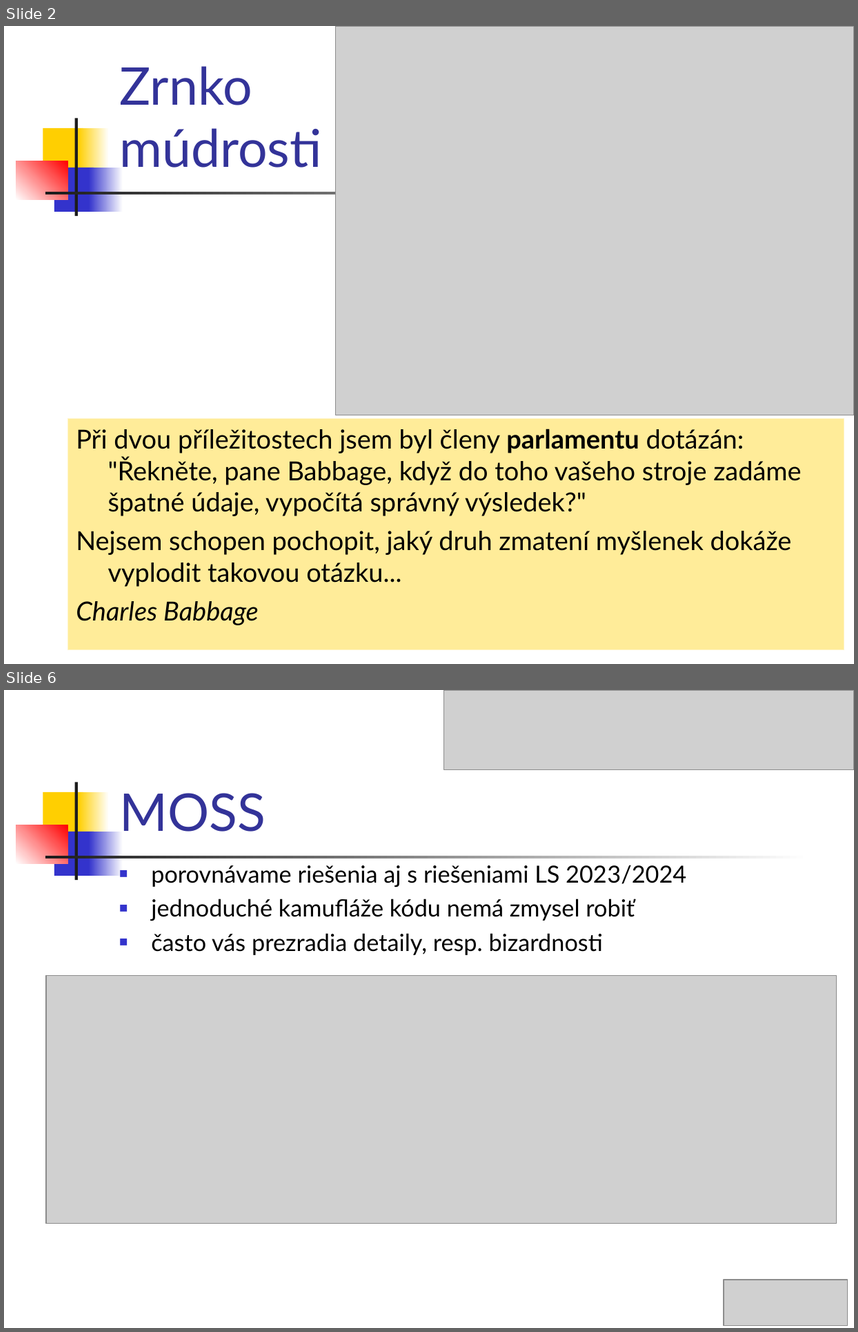
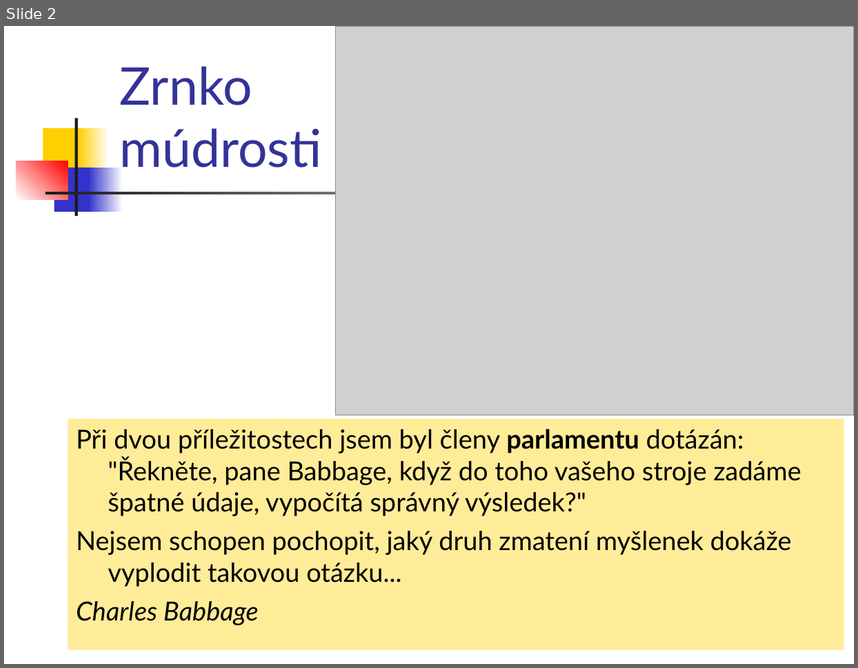
Before and after one commit to Programovanie4/Prednasky, a slide deck: 02/02_java.ppt. Shown one above the other, each under a label of ours: slides 2 and 6 before the commit, slide 2 after it; the slides between them are not shown. The pictures are 858x1332 and 858x668 pixels, drawn with LibreOffice and Linux fonts; fonts in the diff are those of the drawing; grey boxes stand for pictures. Boxes give left, top, right and bottom in pixels: in the first picture for what was removed or moved away, otherwise in the second. Text is boxed around its words. In the diff, an @@ line names an element or a change of style, - is before the commit and + after.

```diff
--- a/02/02_java.ppt
+++ b/02/02_java.ppt
@@ slide 6 removed at bbox=[4, 690, 854, 1328], background #FFFFFF; not listed: 7 template elements that a slide beside it also shows @@
@@ picture removed at bbox=[444, 690, 854, 770] @@
@@ title removed at bbox=[119, 793, 266, 831] @@
-MOSS
@@ text removed at bbox=[151, 865, 686, 955] @@
-■ porovnávame riešenia aj s riešeniami LS 2023/2024
-■ jednoduché kamufláže kódu nemá zmysel robiť
-■ často vás prezradia detaily, resp. bizardnosti
@@ picture removed at bbox=[47, 976, 837, 1223] @@
@@ picture removed at bbox=[724, 1279, 848, 1325] @@
```
Also in this commit, not shown: 6 slides changed, 2 slides added, 4 other slides removed, 2 other files.
